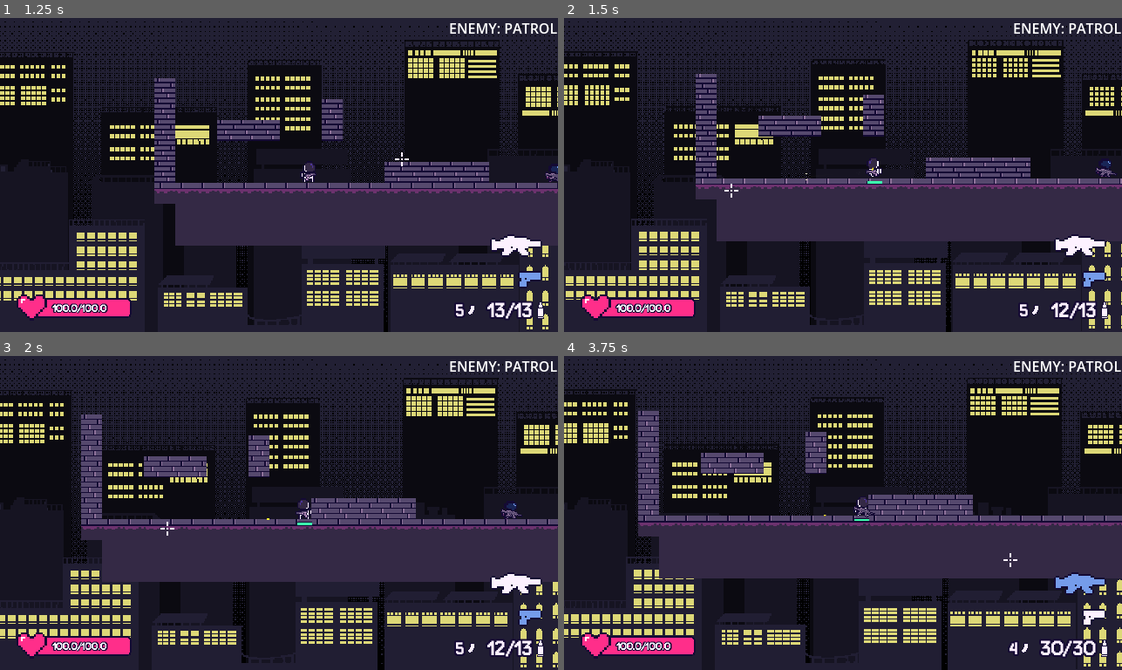
Above: before the commit, frames 1-4 (two rows, left to right).
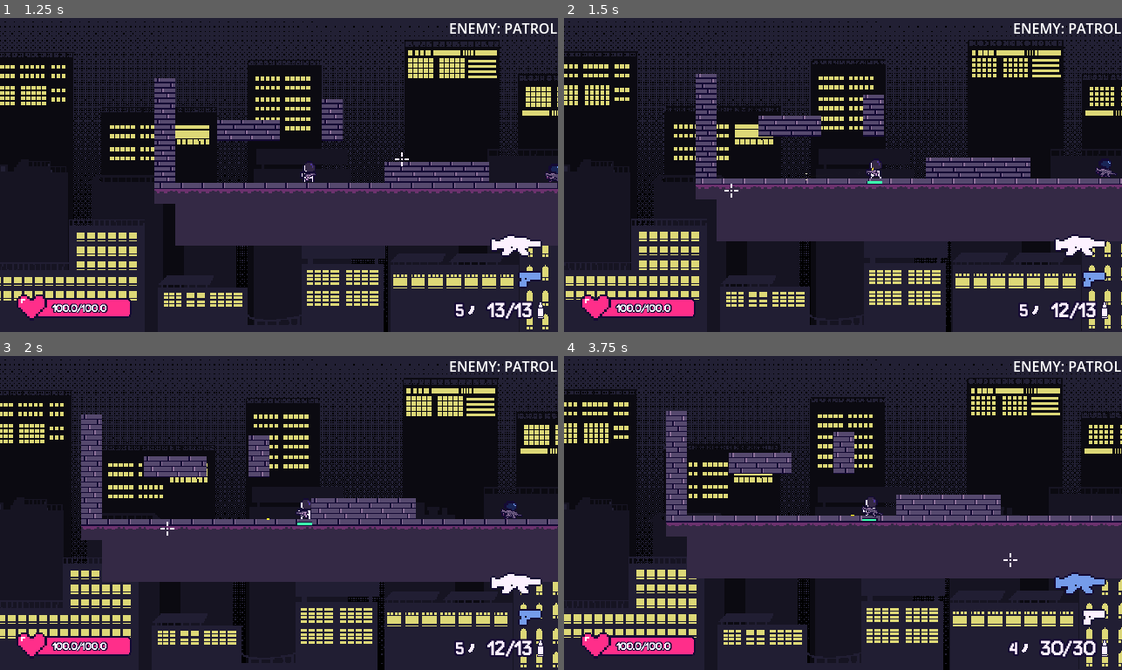
Above: after the commit, the same moments.

Repository: kyteidev/rogueshot
Game: Godot game, scene res://scenes/game_debug.tscn
The game is run twice, just before and just after one commit, with the same random seed, the same clock (stepped at 60 frames per second) and the same inputs.
Inputs (mouse positions are in pixels of both pictures, inside the frame that each line leads up to):
- Up to frame 1 (1.25 s): move the mouse to (401, 159) at 0.52 s; hold D (player_right) from 0.53 s (still down); tap Z (player_force_turn, bound only after the commit) at 0.6 s; tap W (player_jump) at 0.77 s
- Up to frame 2 (1.5 s): keep holding D (player_right); move the mouse to (731, 190) at 1.27 s; click (731, 190) at 1.35 s
- Up to frame 3 (2 s): keep holding D (player_right); tap W (player_jump) at 1.52 s; tap Z (player_force_turn, bound only after the commit) at 1.55 s
- Up to frame 4 (3.75 s): move the mouse to (898, 443) at 2.02 s; release D (player_right) at 2.03 s; hold A (player_left) 2.03-2.78 s; hold Shift (player_sprint) 2.03-2.78 s; tap Z (player_force_turn, bound only after the commit) at 2.3, 3.05 s; move the mouse to (815, 575) at 2.77 s; hold D (player_right) from 2.78 s (still down); tap 1 (weapon_1) at 2.85 s; tap W (player_jump) at 3.02 s; move the mouse to (1010, 560) at 3.52 s; tap 2 (weapon_2) at 3.6 s

Frame 1 is identical in both runs. In frame 2, less than 0.1% of the frame differs, in the area x 54-58%, y 44-52%; in frame 3, less than 0.1%; in frame 4, 9.1%, in the area x 0-100%, y 6-100%.

Commit message:
add force turn system

Diff:
--- a/project.godot
+++ b/project.godot
@@ -83,6 +83,11 @@
 "events": [Object(InputEventKey,"resource_local_to_scene":false,"resource_name":"","device":-1,"window_id":0,"alt_press …(195 unchanged characters)…
 ]
 }
+player_force_turn={
+"deadzone": 0.2,
+"events": [Object(InputEventKey,"resource_local_to_scene":false,"resource_name":"","device":-1,"window_id":0,"alt_pressed":false,"shift_pressed":false,"ctrl_pressed":false,"meta_pressed":false,"pressed":false,"keycode":0,"physical_keycode":90,"key_label":0,"unicode":122,"location":0,"echo":false,"script":null)
+]
+}
 player_shoot={
 "deadzone": 0.2,
 "events": [Object(InputEventMouseButton,"resource_local_to_scene":false,"resource_name":"","device":-1,"window_id":0,"a …(259 unchanged characters)…
--- a/scripts/characters/player.gd
+++ b/scripts/characters/player.gd
@@ -111,6 +111,7 @@
 var stamina_was_depleted: bool = false
 
 var flipped: bool = false
+var force_turned: bool = false
 
 @onready var coyote_timer := $CoyoteTimer
 @onready var jump_buffer_timer := $JumpBufferTimer
@@ -146,19 +147,28 @@
 
 func _physics_process(delta: float) -> void:
 	var was_on_floor: bool = is_on_floor()
+	var was_sprinting: bool = sprinting
 
 	# get direction of player
 	# right: 1, left: -1, neutral (not moving): 0
 	var direction: float = Input.get_axis("player_left", "player_right")
+
+	# flip direction if needed
+	var mouse_pos: Vector2 = get_global_mouse_position()
+	var cursor_direction: Vector2 = mouse_pos - global_position
+
+	# force turn if key pressed
+	if Input.is_action_just_pressed("player_force_turn") and direction != 0.0:
+		flipped = direction < 0.0
+		force_turned = true
+	elif not force_turned and not sprinting:
+		flipped = cursor_direction.x < 0
+
+	if (force_turned and direction == 0.0) or (was_sprinting and not sprinting):
+		force_turned = false
+
+	anim_sprite.flip_h = flipped
 	var same_direction: bool = (direction == -1 and flipped) or (direction == 1 and not flipped)
-
-	# flip direction
-	var mouse_pos: Vector2 = get_global_mouse_position()
-	var player_direction: Vector2 = mouse_pos - global_position
-
-	if not sprinting:
-		flipped = player_direction.x < 0
-	anim_sprite.flip_h = flipped
 
 	# apply no aim multiplier if needed
 	if not same_direction:
